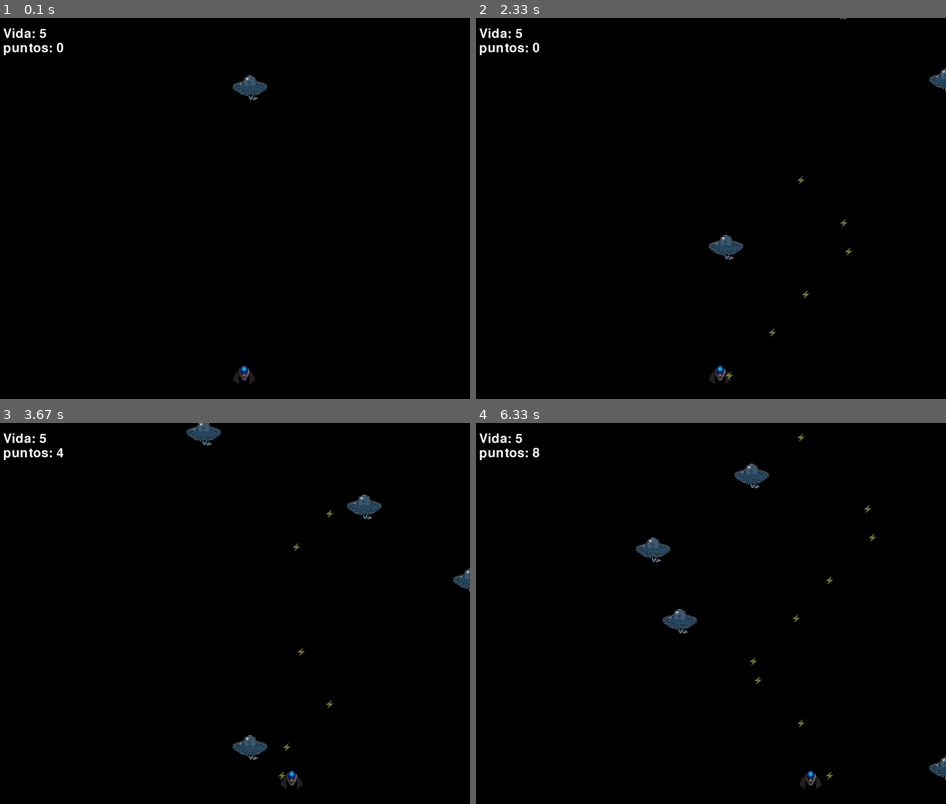
Above: before the commit, frames 1-4 (two rows, left to right).
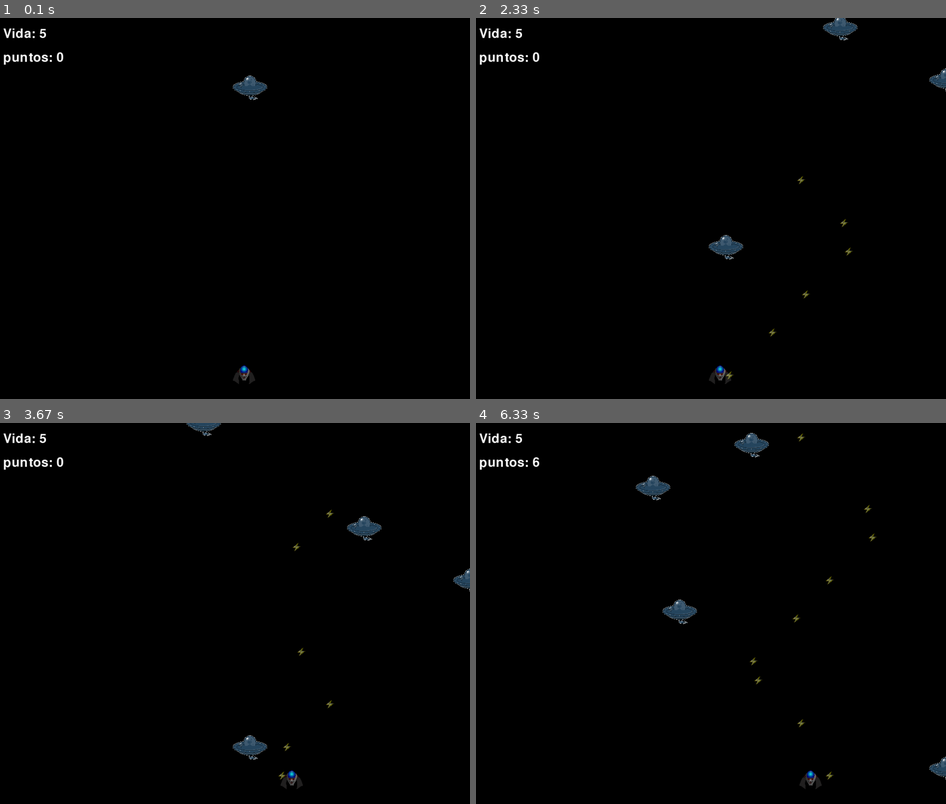
Above: after the commit, the same moments.

Repository: NataliaFonsecaF/jugo
Game: pygame game, started from pyGame1.py
Same seed, same stepped clock (60 frames per second), same inputs: the game is played once before the commit and once after it.
Inputs:
- Up to frame 1 (0.1 s): no input
- Up to frame 2 (2.33 s): hold D 0.33-0.8 s; hold D 0.83-1.3 s; tap Space at 0.9, 1.2, 1.4, 1.7, 1.97, 2.27 s; hold A 1.33-1.87 s; hold A 1.9-2.3 s
- Up to frame 3 (3.67 s): hold D 2.33-2.97 s; tap Space at 2.4, 2.7, 3.07, 3.37, 3.57 s; hold A 3-3.47 s; hold D from 3.5 s (still down)
- Up to frame 4 (6.33 s): tap Space at 3.87, 4.07, 4.37, 4.57, 4.87, 5.13, 5.43, 5.57, 5.87, 6.23 s; release D at 3.97 s; hold D 4-4.47 s; hold A 4.5-5.03 s; hold A 5.07-5.47 s; hold D 5.5-6.13 s; hold A from 6.17 s (still down)

The runs differ from the first frame. In frame 1, 0.3% of the frame differs, in the area x 0-14%, y 6-13%; in frame 2, 0.6%; in frame 3, 1.1%; in frame 4, 1.8%, in the area x 0-63%, y 2-56%.

Commit message:
cuarto commit

Diff:
--- /dev/null
+++ b/Backlog.txt
@@ -0,0 +1,17 @@
+Tareas, Porcentaje
+
+depurar codigo,
+separar constantes variables y metodos,
+dar estructura a carpetas de proyecto,
+balas desde el centro,
+crear boss's,
+
+imagen fondo,
+imagenes items,
+valida si se pueden remplazar naves y enemigos con gifts,
+
+pantalla de inicio,
+pantalla endGame puntos,
+pantalla de puntajes top,
+pantalla de ajuste(nivel de sonido),
+pantalla de pariencias (enemigos, nave y balas),
--- a/item.py
+++ b/item.py
@@ -1,13 +1,15 @@
 import pygame
+import random
 
 class Item:
     def __init__(self, x, y):
         self.x = x
         self.y = y
-        self.ancho = 50
-        self.alto = 50
+        self.ancho = 30
+        self.alto = 30
         self.velocidad = 5
-        self.color = "yellow"
+        self.tipo = random.randint(1,2)
+        self.color = "orange" if self.tipo == 1 else  "green"
         self.rect = pygame.Rect(self.x, self.y, self.ancho, self.alto)
 
 
--- a/puntuaciones.txt
+++ b/puntuaciones.txt
@@ -19,3 +19,8 @@
 & C:/Users/nata/AppData/Local/Microsoft/WindowsApps/python3.11.exe c:/Users/nata/Documents/pyGame/pyGame1.py- 140
 & C:/Users/nata/AppData/Local/Microsoft/WindowsApps/python3.11.exe c:/Users/nata/Documents/pyGame/pyGame1.py- 25
 - 67
+ natalia- 794
+& C:/Users/nata/AppData/Local/Microsoft/WindowsApps/python3.11.exe c:/Users/nata/Documents/pyGame/pyGame1.py- 8
+& C:/Users/nata/AppData/Local/Microsoft/WindowsApps/python3.11.exe c:/Users/nata/Documents/pyGame/pyGame1.py- 19
+& C:/Users/nata/AppData/Local/Microsoft/WindowsApps/python3.11.exe c:/Users/nata/Documents/pyGame/pyGame1.py- 18
+natalia- 62
--- a/pyGame1.py
+++ b/pyGame1.py
@@ -25,6 +25,7 @@
 puntos = 0
 tiempo_pasado = 0
 tiempo_entre_enemigos = 500
+tiempo_entre_enemigos_base = 1000
 cubo = Cubo(ANCHO/2, ALTO-75)
 enemigos = []
 balas = []
@@ -46,11 +47,13 @@
     # if teclas[pygame.K_w]:
         # cubo.y -= cubo.velocidad
     if teclas[pygame.K_a]:
-        cubo.x -= cubo.velocidad
+        if cubo.x >= 0:
+            cubo.x -= cubo.velocidad
     # if teclas[pygame.K_s]:
     #     cubo.y += cubo.velocidad
     if teclas[pygame.K_d]:
-        cubo.x += cubo.velocidad
+        if cubo.x + cubo.ancho <= ANCHO:
+            cubo.x += cubo.velocidad
     if teclas[pygame.K_SPACE]:
         crear_bala()
 
@@ -62,6 +65,9 @@
     if tiempo_pasado > tiempo_entre_enemigos:
         enemigos.append(Enemigo(random.randint(0, ANCHO),-100))
         tiempo_pasado = 0
+        tiempo_entre_enemigos = random.randint(50, tiempo_entre_enemigos_base)
+        if tiempo_entre_enemigos_base > 80:
+            tiempo_entre_enemigos_base -= 20
 
     if tiempo_pasado_2 > tiempo_entre_items:
         items.append(Item(random.randint(0, ANCHO),-100))
@@ -98,9 +104,10 @@
             if pygame.Rect.colliderect(bala.rect, enemigo.rect):
                 enemigo.vida -= 1
                 balas.remove(bala)
-                puntos += 1
+
         if enemigo.vida <= 0:
             enemigos.remove(enemigo)
+            puntos += 5
             SONIDO_MUERTE_ENEMIGO.play()
 
 
@@ -125,7 +132,7 @@
 
 
     VENTANA.blit(texto_vida, (20,20))
-    VENTANA.blit(texto_puntos, (20,50))
+    VENTANA.blit(texto_puntos, (20,70))
 
     pygame.display.update()
 SONIDO_FIN.play()
